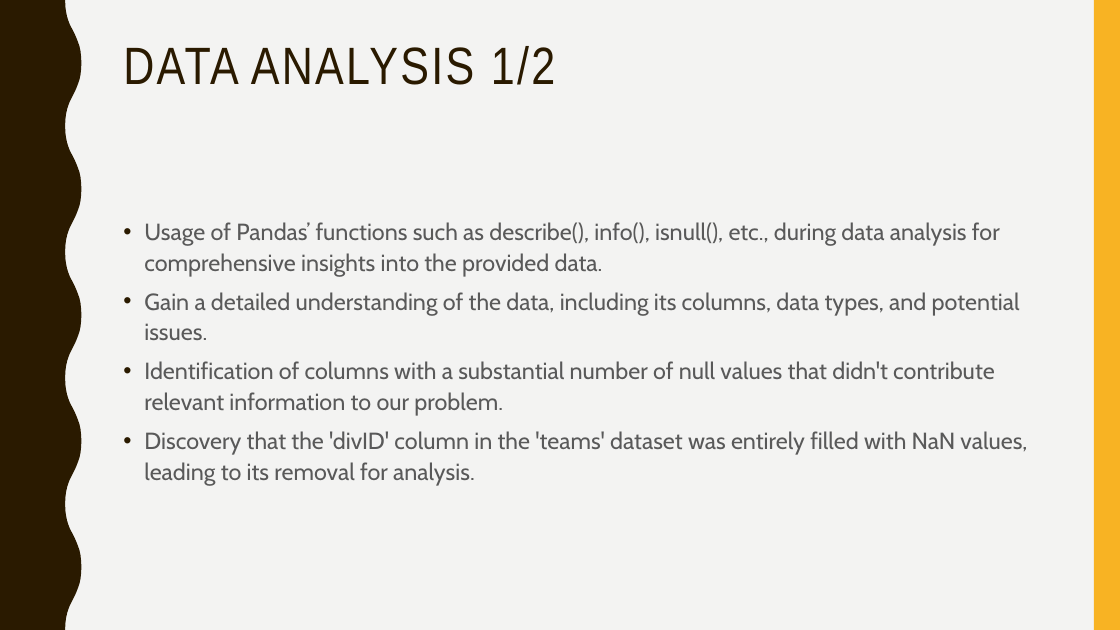
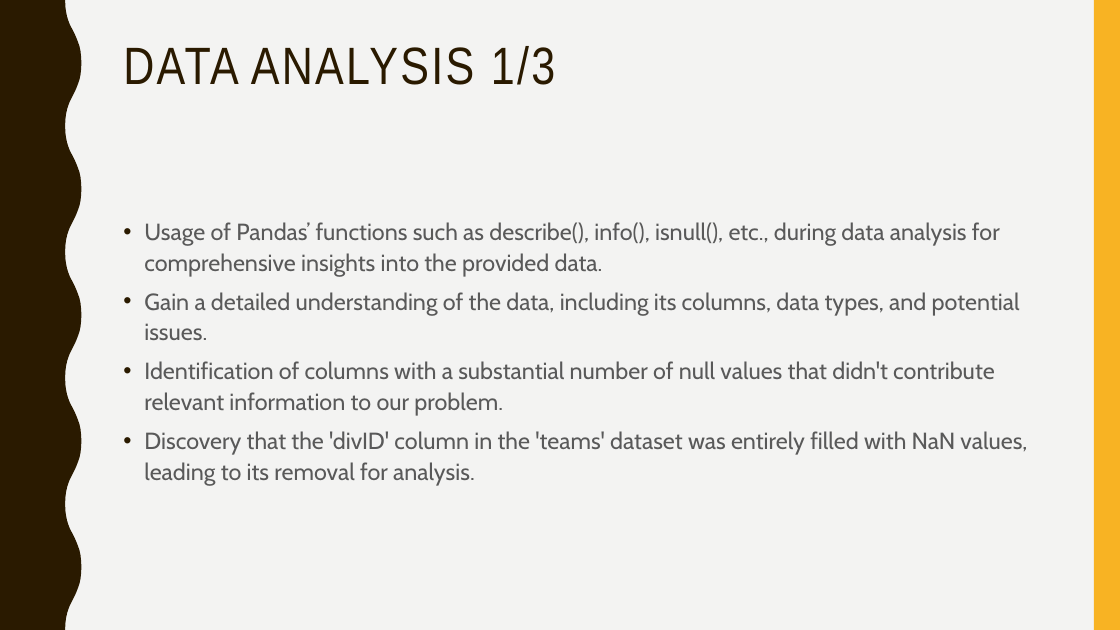
Before and after one commit to afs202005277/AC, a slide deck: slide 17 of ppt projeto.pptx (slide 15 before the commit). Drawn at 1120x630 pixels with LibreOffice and Linux fonts; fonts in the diff are those of the drawing. Boxes give left, top, right and bottom in pixels: in the first picture for what was removed or moved away, otherwise in the second. Text is boxed around its words. In the diff, an @@ line names an element or a change of style, - is before the commit and + after.

```diff
--- a/ppt projeto.pptx
+++ b/ppt projeto.pptx
@@ title at <box>123,46,555,85</box>: text changed @@
-DATA ANALYSIS 1/2
+DATA ANALYSIS 1/3
```
Also in this commit, not shown: 2 other slides changed, 3 slides added.
